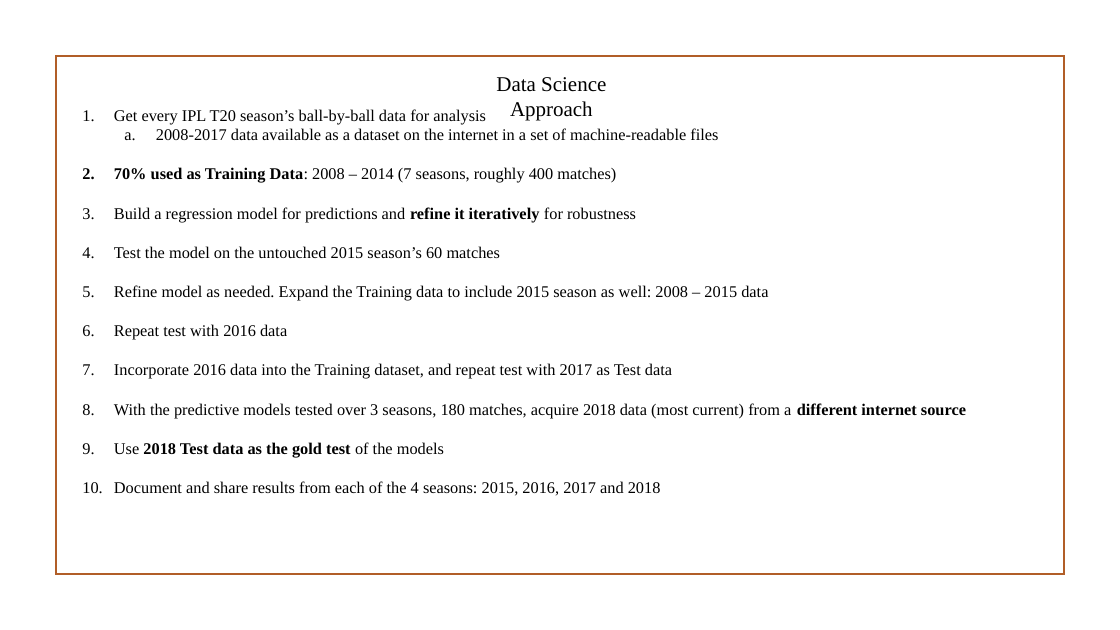
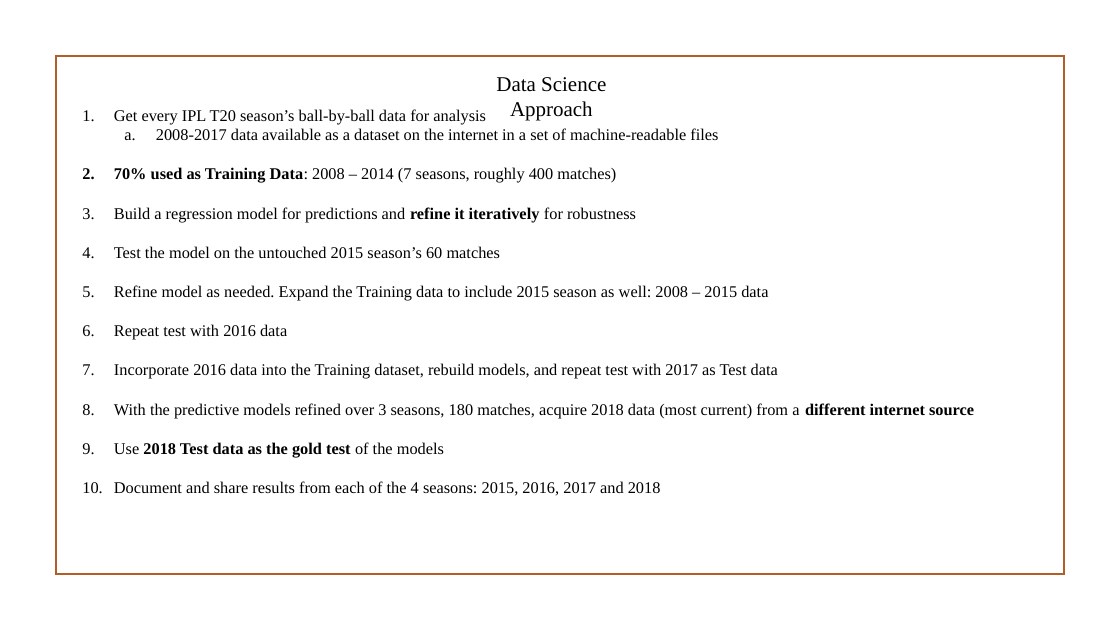
Before and after one commit to asahay001/springboardIntro, a slide deck: slide 4 of CapstoneFinalPresentation_IPLT20CricketPredictions.pptx. Drawn at 1120x630 pixels with LibreOffice and Linux fonts; fonts in the diff are those of the drawing; background and template pictures are left out. Boxes give left, top, right and bottom in pixels: in the first picture for what was removed or moved away, otherwise in the second. Text is boxed around its words. In the diff, an @@ line names an element or a change of style, - is before the commit and + after.

```diff
--- a/CapstoneFinalPresentation_IPLT20CricketPredictions.pptx
+++ b/CapstoneFinalPresentation_IPLT20CricketPredictions.pptx
@@ text at <box>114,363,974,419</box>: text changed @@
-7. Incorporate 2016 data into the Training dataset, and repeat test with 2017 as Test data
-8. With the predictive models tested over 3 seasons, 180 matches, acquire 2018 data (most current) from a different internet source
+7. Incorporate 2016 data into the Training dataset, rebuild models, and repeat test with 2017 as Test data
+8. With the predictive models refined over 3 seasons, 180 matches, acquire 2018 data (most current) from a different internet source
```
Also in this commit, not shown: 3 other slides changed.
